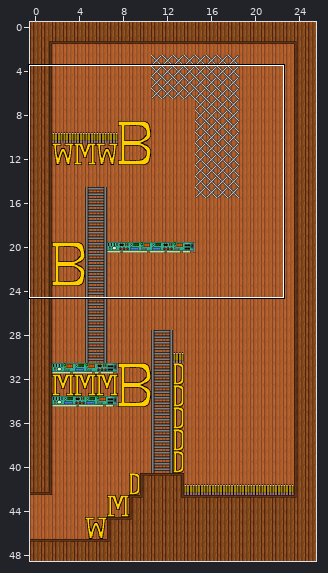
Level history. Tiled map: tiles_map/LevelCommBoss.tmx. Above: a wide view before the commit, with the close-up outlined.
Close-up. As it was:
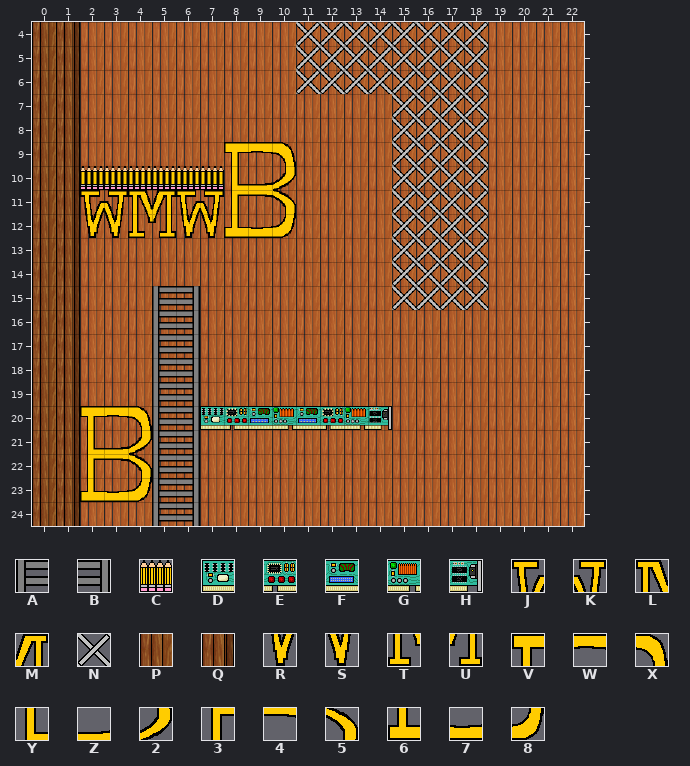
Cells are 32x32 px. Shown: x 0..22, y 4..24.
Key: from "set_comm": A 0, B 1, C 2, D 5, E 6, F 7, G 8, H 9, J 15, K 16, L 17, M 18, N 20, P 23, Q 24, R 25, S 26, T 27, U 28, V 37, W 38, X 39, Y 47, Z 48, 2 49, 3 57, 4 58, 5 59, 6 67, 7 68, 8 69.
_ is an empty cell.
Layers that did not change in this view are not listed.
Layer "Terrain" before, first column x 0:
 4 PQ_____________________
 5 PQ_____________________
 6 PQ_____________________
 7 PQ_____________________
 8 PQ_____________________
 9 PQ_____________________
10 PQCCCCCC_______________
11 PQ_____________________
12 PQ_____________________
13 PQ_____________________
14 PQ_____________________
15 PQ_____________________
16 PQ_____________________
17 PQ_____________________
18 PQ_____________________
19 PQ_____________________
20 PQ_____DEFGFEGH________
21 PQ_____________________
22 PQ_____________________
23 PQ_____________________
24 PQ_____________________
Layer "Front_Layer" before, first column x 0:
 4 ___________NNNNNNNN____
 5 ___________NNNNNNNN____
 6 ___________NNNNNNNN____
 7 _______________NNNN____
 8 _______________NNNN____
 9 ________VWX____NNNN____
10 ________YZ2____NNNN____
11 __JKLMJK345____NNNN____
12 __RSTURS678____NNNN____
13 _______________NNNN____
14 _______________NNNN____
15 _____AB________NNNN____
16 _____AB________________
17 _____AB________________
18 _____AB________________
19 _____AB________________
20 __VWXAB________________
21 __YZ2AB________________
22 __345AB________________
23 __678AB________________
24 _____AB________________
New version:
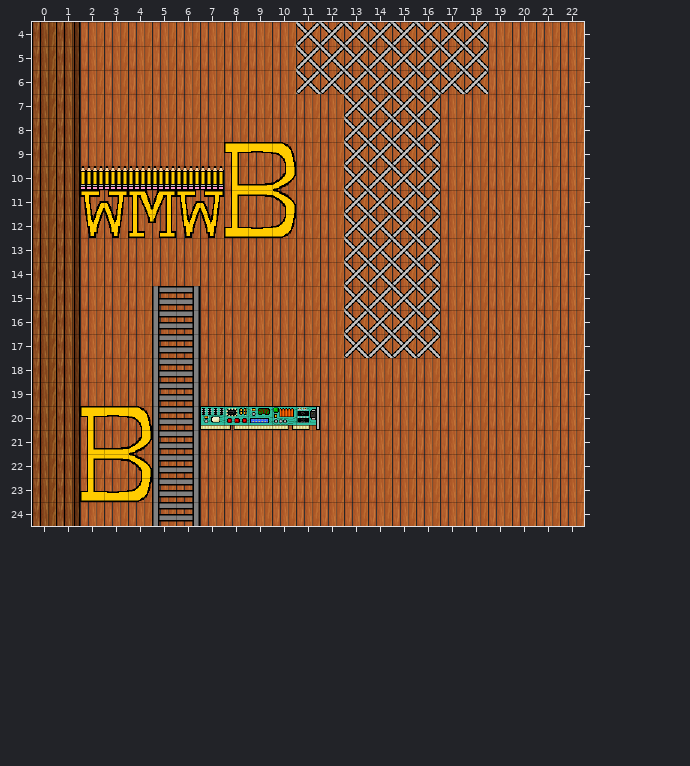
The exact change:
Layer "Terrain":
y 20: x 11..14 FEGH -> H___
Layer "Front_Layer":
y 7..15: x 13..14 __ -> NN; x 17..18 NN -> __
y 16..17: x 13..16 ____ -> NNNN
